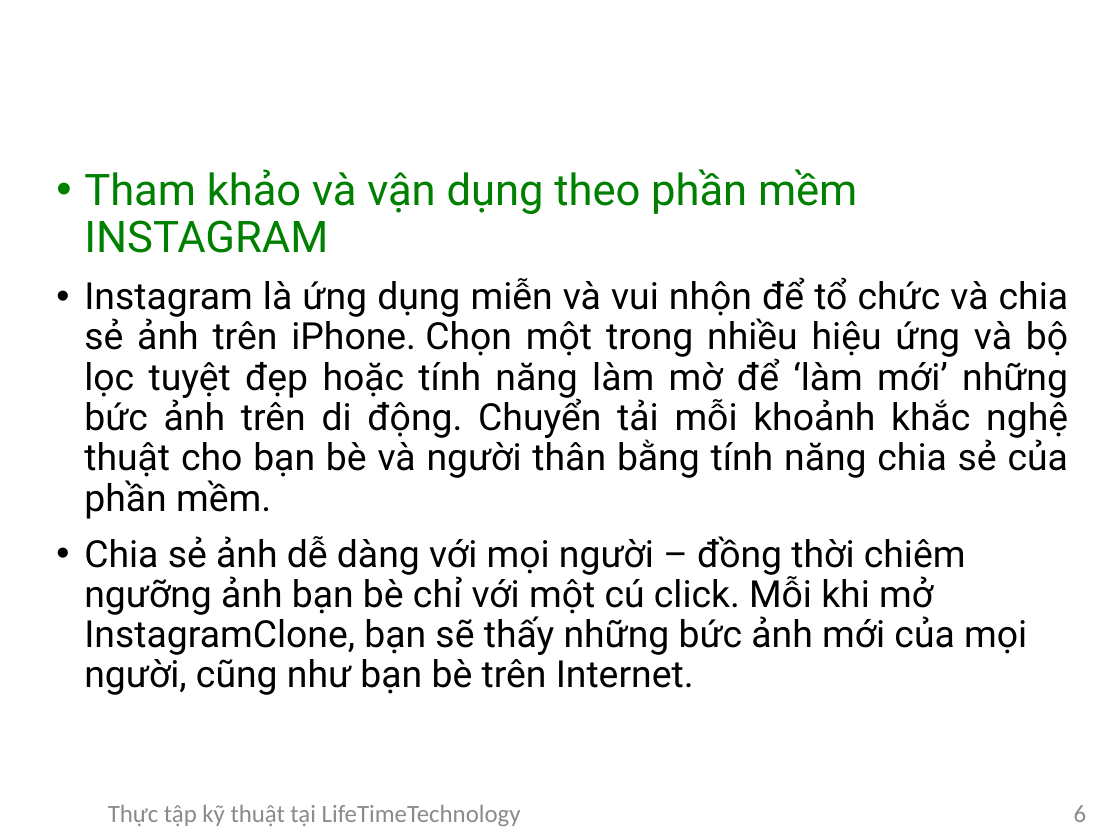
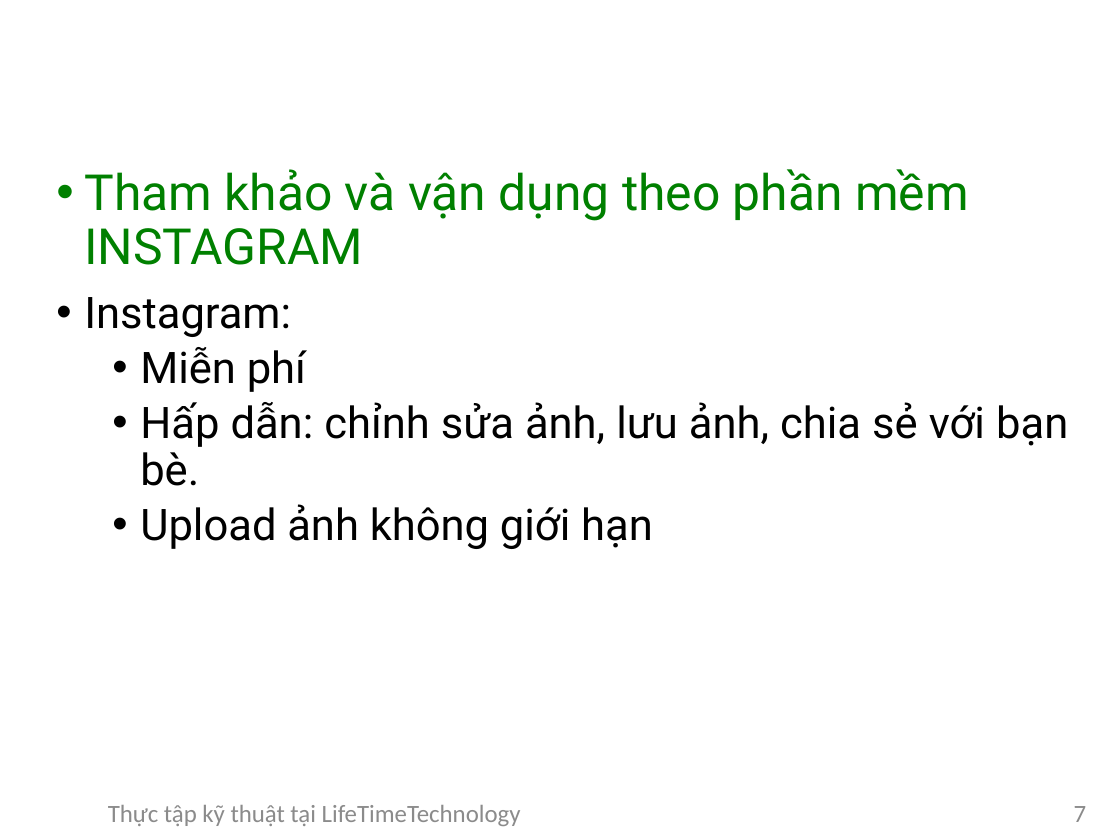
Before and after one commit to DaoVanDuong/baocaoThucTap, a slide deck: slide 7 of baocaoThucTap.pptx (slide 6 before the commit). Drawn at 1120x840 pixels with LibreOffice and Linux fonts; fonts in the diff are those of the drawing; background and template pictures are left out. Boxes give left, top, right and bottom in pixels: in the first picture for what was removed or moved away, otherwise in the second. Text is boxed around its words. In the diff, an @@ line names an element or a change of style, - is before the commit and + after.

```diff
--- a/baocaoThucTap.pptx
+++ b/baocaoThucTap.pptx
@@ text at [84,169,969,265]: size 28 to 32 pt in "Tham khảo và vận dụng theo phần ..." @@
@@ text at [84,297,1068,549]: text changed; size 24 to 28 pt @@
-• Instagram là ứng dụng miễn và vui nhộn để tổ chức và chia sẻ ảnh trên iPhone. Chọn một trong nhiều hiệu ứng và bộ lọc tuyệt đẹp hoặc tính năng làm mờ để ‘làm mới’ những bức ảnh trên di động. Chuyển tải mỗi khoảnh khắc nghệ thuật cho bạn bè và người thân bằng tính năng chia sẻ của phần mềm.
-• Chia sẻ ảnh dễ dàng với mọi người – đồng thời chiêm ngưỡng ảnh bạn bè chỉ với một cú click. Mỗi khi mở InstagramClone, bạn sẽ thấy những bức ảnh mới của mọi người, cũng như bạn bè trên Internet.
+• Instagram:
+  • Miễn phí
+  • Hấp dẫn: chỉnh sửa ảnh, lưu ảnh, chia sẻ với bạn bè.
+  • Upload ảnh không giới hạn
@@ page number at [1074,806,1087,822]: text changed @@
-6
+7
```
Also in this commit, not shown: 3 other slides changed, 2 slides added, 2 slides removed.
